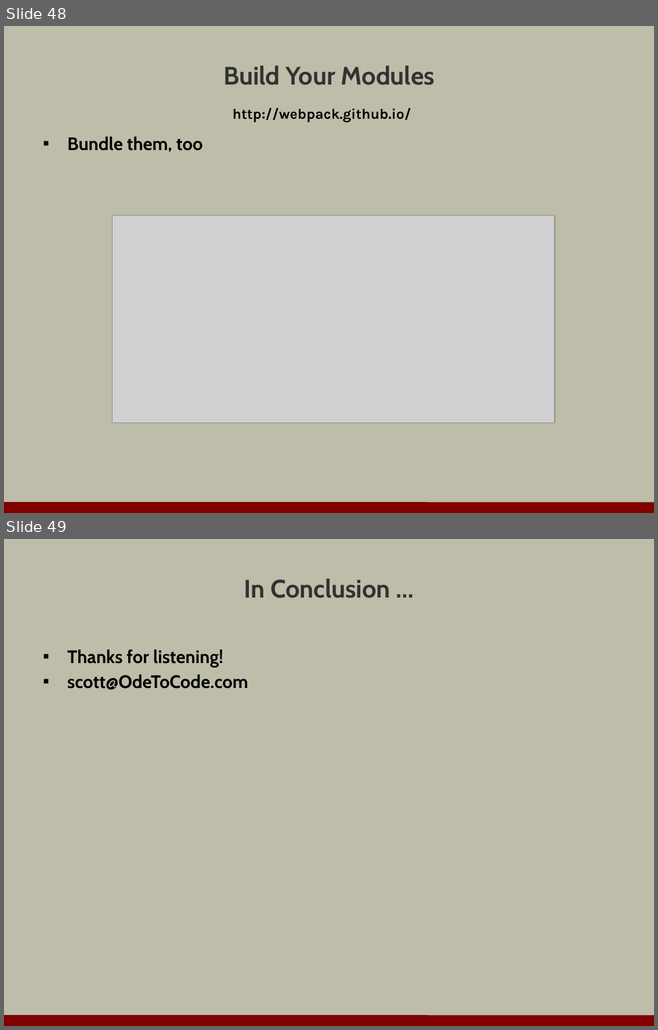
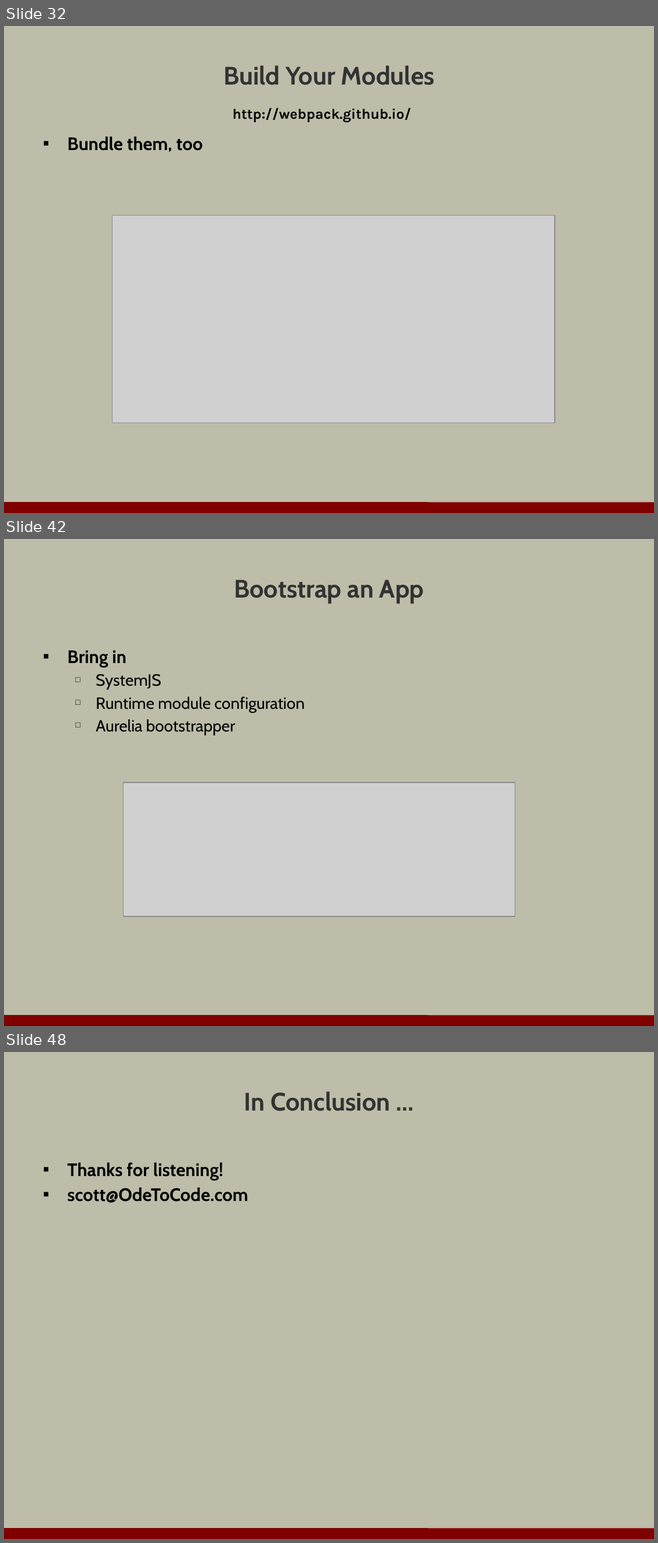
Before and after one commit to OdeToCode/classes, a slide deck: assorted/evolution_of_js.pptx. Shown one above the other, each under a label of ours: slides 48 and 49 before the commit, slides 32, 42 and 48 after it; the slides between them are not shown. The pictures are 658x1030 and 658x1543 pixels, drawn with LibreOffice and Linux fonts; fonts in the diff are those of the drawing; grey boxes stand for pictures; background and template pictures are left out. Boxes give left, top, right and bottom in pixels: in the first picture for what was removed or moved away, otherwise in the second. Text is boxed around its words. In the diff, an @@ line names an element or a change of style, - is before the commit and + after.

```diff
--- a/assorted/evolution_of_js.pptx
+++ b/assorted/evolution_of_js.pptx
@@ slide 42 added at (4,539,654,1026), background #BDBDA9; not listed: 1 template element that a slide beside it also shows @@
@@ title added at (234,580,424,603), 28 pt, text #323232, bold @@
+Bootstrap an App
@@ text added at (67,650,305,735), 18 pt, text #000000 @@
+▪ Bring in
+  □ SystemJS
+  □ Runtime module configuration
+  □ Aurelia bootstrapper
@@ picture added at (123,783,514,917) @@
@@ what was slide 48 is now slide 32 @@
@@ what was slide 49 is now slide 48 @@
```
Also in this commit, not shown: 2 slides changed, 15 other slides added, 17 slides removed.
